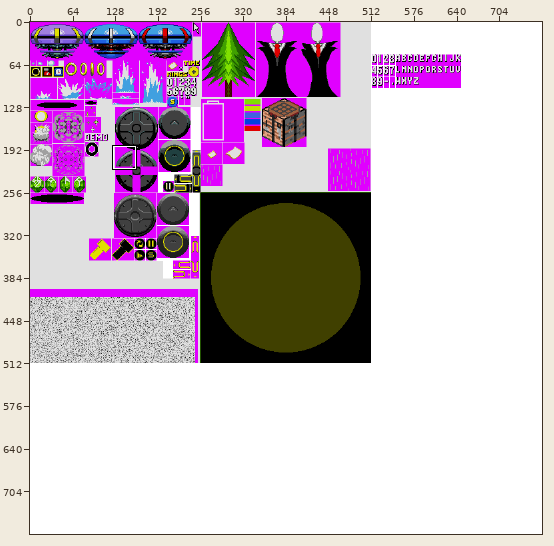
A sprite sheet gets an edit: Data/Sprites/3D_Test/Objects.gif. Above, an overview of the earlier version with the close-up marked.
Close-up. Before the edit:
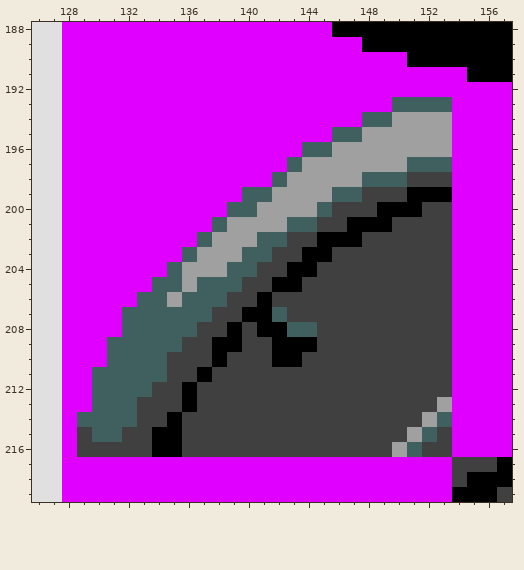
The file is 768x768 pixels. Shown: x 126..157, y 188..219. The commit also changed other parts of the picture, which this record leaves out.
The result:
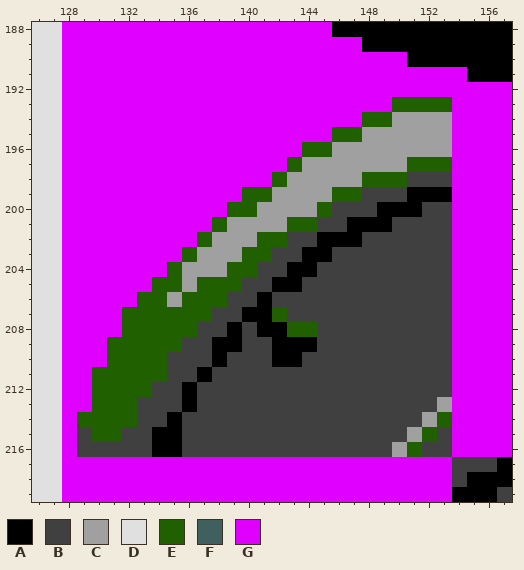
Palette (. is transparent): A #000000  B #404040  C #a0a0a0  D #e0e0e0  E #206000  F #406060  G #e000ff
From old to new:
{"y":193,"x":150,"old":"FFFF","new":"EEEE"}
{"y":194,"x":148,"old":"FF","new":"EE"}
{"y":195,"x":146,"old":"FF","new":"EE"}
{"y":196,"x":144,"old":"FF","new":"EE"}
{"y":197,"x":143,"old":"F","new":"E"}
{"y":197,"x":151,"old":"FFF","new":"EEE"}
{"y":198,"x":142,"old":"F","new":"E"}
{"y":198,"x":148,"old":"FFF","new":"EEE"}
{"y":199,"x":140,"old":"FF","new":"EE"}
{"y":199,"x":146,"old":"FF","new":"EE"}
{"y":200,"x":139,"old":"FF","new":"EE"}
{"y":200,"x":145,"old":"F","new":"E"}
{"y":201,"x":138,"old":"F","new":"E"}
{"y":201,"x":143,"old":"FF","new":"EE"}
{"y":202,"x":137,"old":"F","new":"E"}
{"y":202,"x":141,"old":"FF","new":"EE"}
{"y":203,"x":136,"old":"F","new":"E"}
{"y":203,"x":140,"old":"FF","new":"EE"}
{"y":204,"x":135,"old":"F","new":"E"}
{"y":204,"x":139,"old":"FF","new":"EE"}
{"y":205,"x":134,"old":"FF","new":"EE"}
{"y":205,"x":137,"old":"FFF","new":"EEE"}
{"y":206,"x":133,"old":"FF","new":"EE"}
{"y":206,"x":136,"old":"FFF","new":"EEE"}
{"y":207,"x":132,"old":"FFFFFF","new":"EEEEEE"}
{"y":207,"x":142,"old":"F","new":"E"}
{"y":208,"x":132,"old":"FFFFF","new":"EEEEE"}
{"y":208,"x":143,"old":"FF","new":"EE"}
{"y":209,"x":131,"old":"FFFFF","new":"EEEEE"}
{"y":210,"x":131,"old":"FFFF","new":"EEEE"}
{"y":211,"x":130,"old":"FFFFF","new":"EEEEE"}
{"y":212,"x":130,"old":"FFFF","new":"EEEE"}
{"y":213,"x":130,"old":"FFF","new":"EEE"}
{"y":214,"x":129,"old":"FFFF","new":"EEEE"}
{"y":214,"x":153,"old":"F","new":"E"}
{"y":215,"x":130,"old":"FF","new":"EE"}
{"y":215,"x":152,"old":"F","new":"E"}
{"y":216,"x":151,"old":"F","new":"E"}
{"label":"changed","picture_box":[77,97,452,457]}
